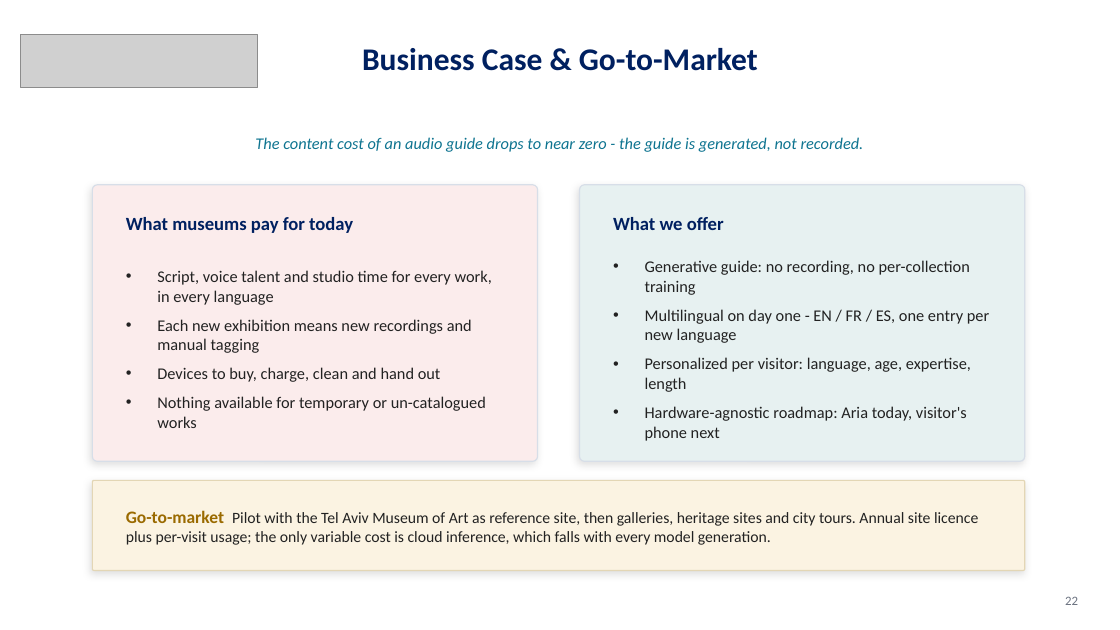
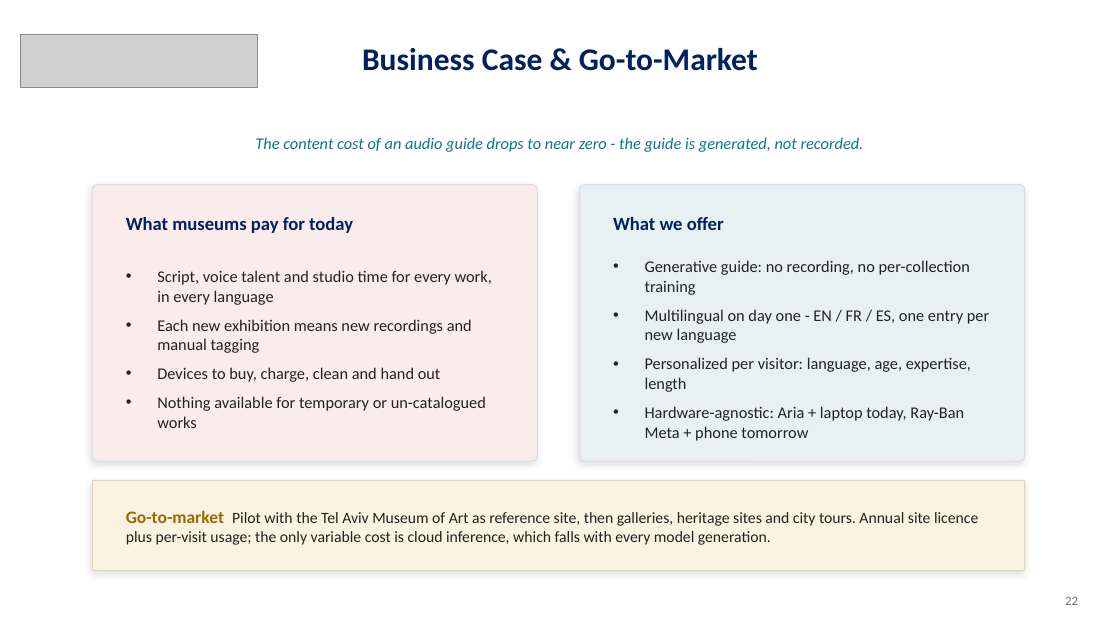
Before and after one commit to Dani1403/Aria, a slide deck: slide 22 of Meta_presentation.pptx. Drawn at 1120x630 pixels with LibreOffice and Linux fonts; fonts in the diff are those of the drawing; grey boxes stand for pictures. Boxes give left, top, right and bottom in pixels: in the first picture for what was removed or moved away, otherwise in the second. Text is boxed around its words. In the diff, an @@ line names an element or a change of style, - is before the commit and + after.

```diff
--- a/Meta_presentation.pptx
+++ b/Meta_presentation.pptx
@@ text at [645, 406, 964, 441]: text changed @@
-• Hardware-agnostic roadmap: Aria today, visitor's phone next
+• Hardware-agnostic: Aria + laptop today, Ray-Ban Meta + phone tomorrow
```
Also in this commit, not shown: 6 other slides changed.
